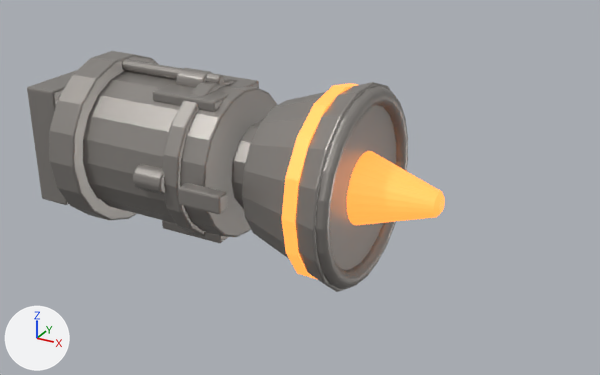
An edit to the glTF model assets/ships/parts/engines/engine_vector.glb, drawn before and after from the same camera.
Before and after are seen from a 50 mm camera at (2.9, -3.59, 1.72) aimed at (0.93, 0.01, -0.08). Lighting does not change. The marker at lower left points along +X, +Y and +Z. The first picture is the older version. Where no turn or scale is listed for an object, it has been applied to the vertices. Vertices at exactly the same position are counted once.

Names of what the first picture shows: 'DET_heat_scorch_band', 'HOOK_DRIVE_PLUME', 'LOD0_ENGINE_VECTOR_MAIN'.
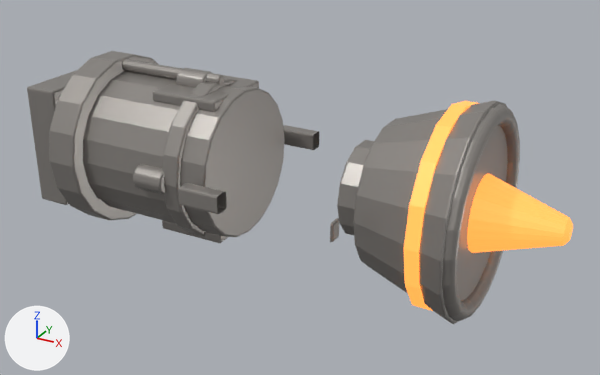
The edits, one by one:
me_engine_vector_mesh is used by ob_lod0_engine_vector_main; location (-0.55, 0.0, 0.0).
me_engine_vector_mesh had 2536 vertices, 4992 faces and spanned x -0.1..1.9, y -0.55..0.55, z -0.54..0.54.
me_engine_vector_mesh now has 1592 vertices, 3092 faces and spans x -0.1..1.31, y -0.54..0.54, z -0.49..0.49.
me_engine_vector_mesh part 1: the loose piece of 720 vertices spanning x 1.8..1.9, y -0.53..0.53, z -0.53..0.53 is deleted.
me_engine_vector_mesh part 2: the loose piece of 108 vertices spanning x 1.35..1.85, y -0.55..0.55, z -0.54..0.54 is deleted.
me_engine_vector_mesh part 3: the loose piece of 84 vertices spanning x 1.2..1.4, y -0.25..0.25, z -0.24..0.24 is deleted.
Part 4, on me_engine_vector_mesh:
16 vertices are removed from x 1.32..1.33, y -0.54..-0.46, z -0.05..0.05.
42 faces are deleted.
Other edits to the shape of me_engine_vector_mesh do not show in these pictures.
Mesh me_engine_vector_mesh_001 is new.
It has 968 vertices, 1900 faces and spans x 1.2..1.898, y -0.546..0.546, z -0.538..0.538.
It uses material mat_material_hull.
Object 'HOOK_DRIVE_PLUME' (ob_hook_drive_plume) moves from (1.35, 0.0, 0.0) to (1.97, 0.0, 0.0).
Object 'DET_heat_scorch_band' (ob_det_heat_scorch_band) moves from (1.15, 0.0, 0.0) to (1.77, 0.0, 0.0).
Object 'Vector_Nozzle_Rig' (ob_vector_nozzle_rig) is new; it shows me_engine_vector_mesh_001.
Its location is (0.07, 0.0, 0.0).

Boxes [x1, y1, x2, y2] around the edits, measured in the pictures (600 x 375 px):
'LOD0_ENGINE_VECTOR_MAIN', reshaped (23% narrower, 20% shorter)
    before: [27, 51, 408, 292]
    after: [27, 51, 319, 243]
'Vector_Nozzle_Rig', added
    after: [330, 101, 520, 324]
'HOOK_DRIVE_PLUME', moved
    before: [347, 151, 445, 225]
    after: [467, 173, 573, 253]
'DET_heat_scorch_band', moved
    before: [282, 83, 358, 280]
    after: [404, 101, 478, 311]
part 1 of me_engine_vector_mesh, deleted
    before: [315, 86, 408, 289]
part 2 of me_engine_vector_mesh, deleted
    before: [242, 82, 396, 292]
part 3 of me_engine_vector_mesh, deleted
    before: [231, 121, 262, 209]
part 4 of me_engine_vector_mesh, deleted
    before: [217, 192, 228, 214]
